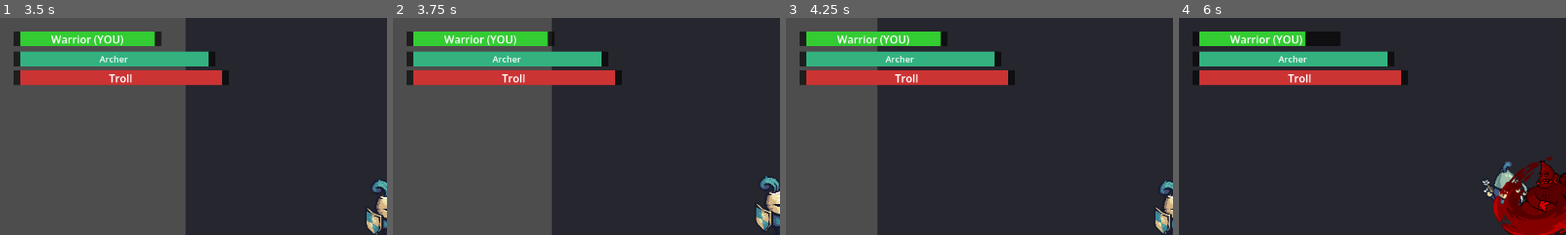
Above: before the commit, frames 1-4 (left to right).
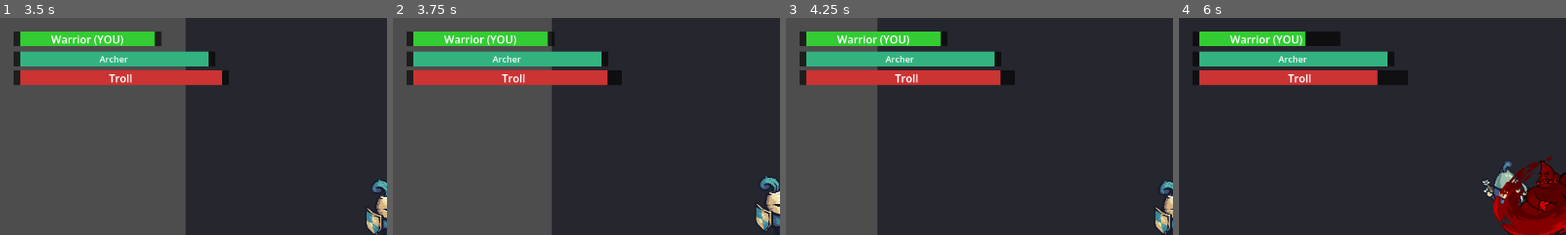
Above: after the commit, the same moments.

Repository: dejectedraven/sword-of-master
Game: Godot game, scene res://scenes/main/title_screen.tscn
Two runs of this game, one before a commit and one after it. Both use one fixed random seed, a clock stepped at 60 frames per second and the inputs below.
Inputs (mouse positions are % of the whole screen's width and height, from its top left):
- Up to frame 1 (3.5 s): click "进入酒馆 (英雄)" at 0.5 s; click "<" at 1.25 s; click ">" at 2 s; click "选择" at 2.75 s
- Up to frame 2 (3.75 s): tap Enter at 3.5 s; move the mouse to (72, 45) at 3.52 s; hold D (right) from 3.53 s (still down); click (72, 45) at 3.67 s
- Up to frame 3 (4.25 s): keep holding D (right); tap Space at 3.77 s
- Up to frame 4 (6 s): move the mouse to (30, 55) at 4.27 s; release D (right) at 4.28 s; hold S (down) 4.28-5.03 s; tap Space at 4.52 s; move the mouse to (60, 28) at 5.02 s; hold D (right) 5.03-5.78 s; move the mouse to (45, 70) at 5.77 s; hold W (up) from 5.78 s (still down); click (45, 70) at 5.92 s
The pictures show only the part of the screen within x 0-50%, y 0-50%; the shares and areas given below are measured in that part.

Frame 1 is identical in both runs. In frame 2, 0.1% of the frame differs, in the area x 55-58%, y 24-32%; in frame 3, 0.1%; in frame 4, 0.4%, in the area x 51-58%, y 24-32%.

Commit message:
fix: boss HP bar frozen — if/elif blocked boss update when allies present

Diff:
--- a/scenes/ui/hud.gd
+++ b/scenes/ui/hud.gd
@@ -102,13 +102,11 @@
 	if not _player_entity or not is_instance_valid(_player_entity): return
 	player_fill.size.x = 200 * _player_entity.health.hp_ratio()
 	player_label.text = _player_entity.name + " (YOU)"
-	if _extra_bars.size() > 0:
-		for b in _extra_bars:
-			var e = b.entity
-			if is_instance_valid(e) and e.health:
-				b.fill.size.x = 280 * e.health.hp_ratio()
-				# label text stays as cached name_str
-	elif _boss_entity and is_instance_valid(_boss_entity) and _boss_entity.health:
+	for b in _extra_bars:
+		var e = b.entity
+		if is_instance_valid(e) and e.health:
+			b.fill.size.x = 280 * e.health.hp_ratio()
+	if _boss_entity and is_instance_valid(_boss_entity) and _boss_entity.health:
 		boss_fill.size.x = 300 * _boss_entity.health.hp_ratio()
 		boss_label.text = _boss_entity.name
 
